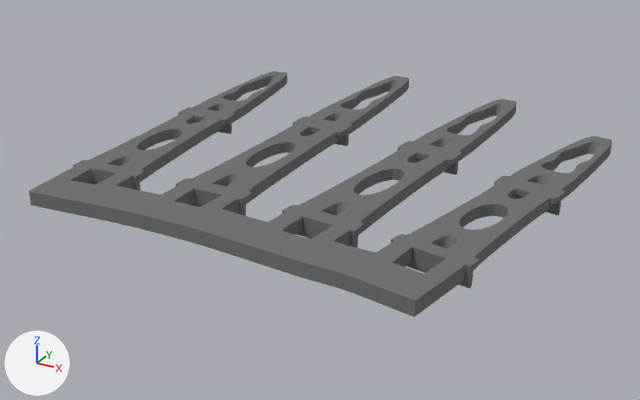
A saved change to the Blender file BlenderFiles/RightHand/BrunelRightLigament.blend.
One viewpoint serves both versions: a 50 mm camera at (68.4, -92.6, 49.4) aimed at (6.1, 20.7, -7.3). Arrows for +X, +Y and +Z are at lower left; the lights stay in place.

Names of what the first picture shows: 'Ligament'.
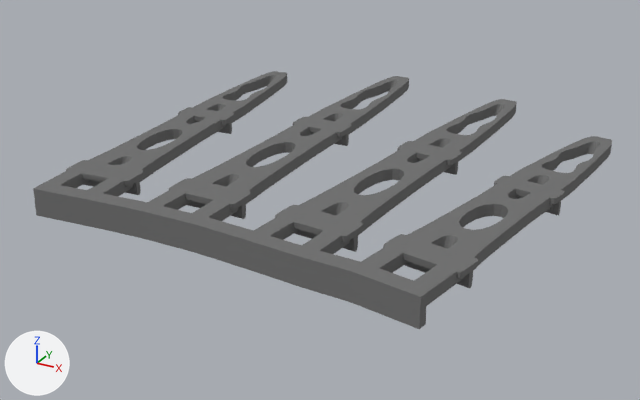
Pixel boxes [x1, y1, x2, y2] of what changed, in the pictures (640 x 400 px):
'Ligament', reshaped
    before: [29, 71, 612, 317]
    after: [33, 71, 612, 329]
part 1 of me_ligament, built on
    before: [29, 165, 470, 317]
    after: [33, 166, 470, 329]

What changed in the scene script:
```text
Change me_ligament:
    used by ob_ligament; location = (0.0, 0.0, 0.0)
    remove me_ligament.from_pydata(...)  # 1392 vertices, 1438 faces; spans x -25.5..45.0, y -14.3..65.9, z -2.3..0.9
    add me_ligament.from_pydata(...)  # 1522 vertices, 1568 faces; spans x -25.5..45.0, y -13.3..65.9, z -3.3..0.9
    me_ligament part 1
    12 vertices are removed from x -22.6..39.0, y -14.3..-1.3, z -1.3..0.8
    103 faces are deleted
    16 vertices in x -22.9..39.0, y -3.8..-0.5, z -1.3 move by (0.0, 0.0, 0.3)
    3 vertices in x -22.0..22.2, y -12.5, z -0.1..0.8 move by (-0.1, 1.0, 0.0)
    3 vertices in x -5.2..37.2, y -14.3..-11.1, z -0.1..0.8 move by (0.2, 1.0, 0.0)
    89 vertices move from x -22.6..38.4, y -14.3..-1.0, z -1.3..0.8 to x -22.8..38.7, y -12.9..-1.0, z -1.0..0.8
    39 vertices are added at x -23.4..39.3, y -13.3..-2.5, z -3.3..0.9
    18 new vertices lie (0.0, 0.0, 0.9) away from vertices in x -22.6..38.4, y -14.3..-1.3, z -1.3..-0.1
    16 new vertices lie (0.0, 0.0, -0.9) away from vertices in x -22.0..37.2, y -14.3..-4.5, z -0.1..0.8
    15 new vertices lie (0.0, 0.0, -2.3) away from vertices in x -22.1..35.2, y -13.9..-11.1, z -1.3..-1.0
    14 new vertices lie (0.0, 0.0, -0.9) away from vertices in x -20.2..37.4, y -13.3..-2.5, z -0.1
    8 new vertices lie (-0.1, 1.3, 0.0) away from vertices in x -22.1..-14.0, y -12.5..-10.9, z -3.3..0.8
    8 new vertices lie (0.0, 1.3, 0.0) away from vertices in x -5.2..5.2, y -11.1..-10.1, z -3.3..0.8
    6 new vertices lie (0.0, 0.0, 2.3) away from vertices in x -19.6..5.0, y -10.0..-8.8, z -3.3
    6 new vertices lie (0.1, 1.3, 0.0) away from vertices in x 14.0..22.2, y -12.5..-10.9, z -3.3..0.8
    6 new vertices lie (0.2, 1.3, 0.0) away from vertices in x 11.8..35.2, y -14.0..-10.6, z -3.3..0.8
    6 new vertices lie (0.0, 0.0, 2.3) away from vertices in x 12.3..35.0, y -11.6..-9.3, z -3.3
    233 new faces join them
```
